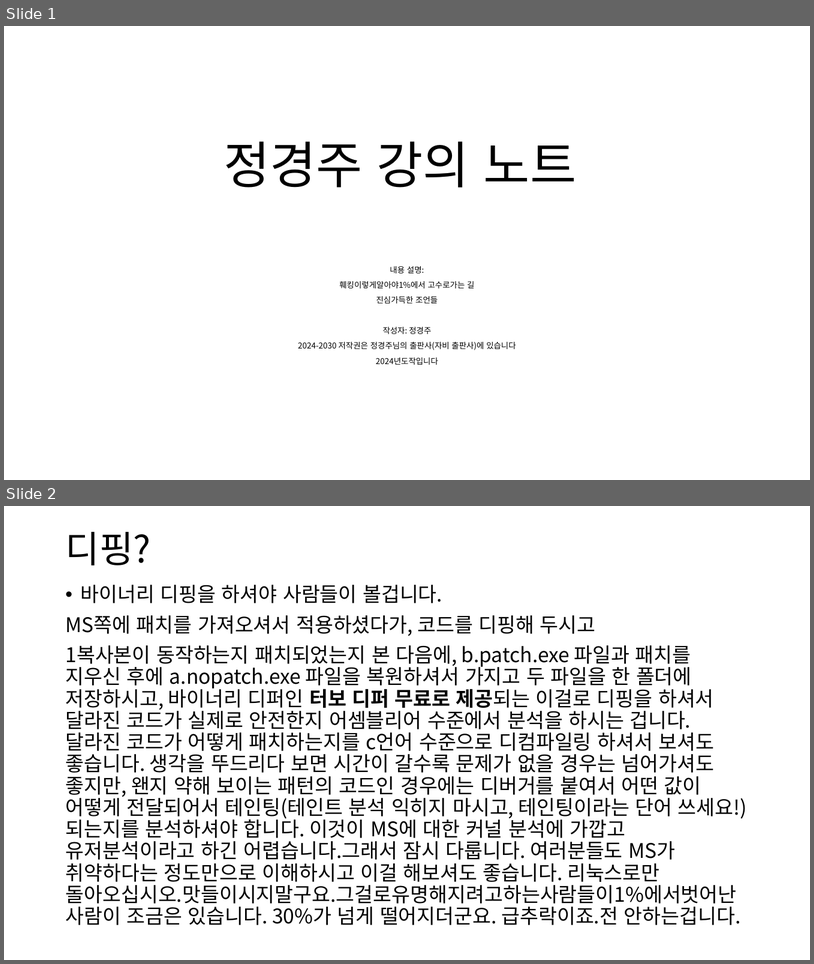
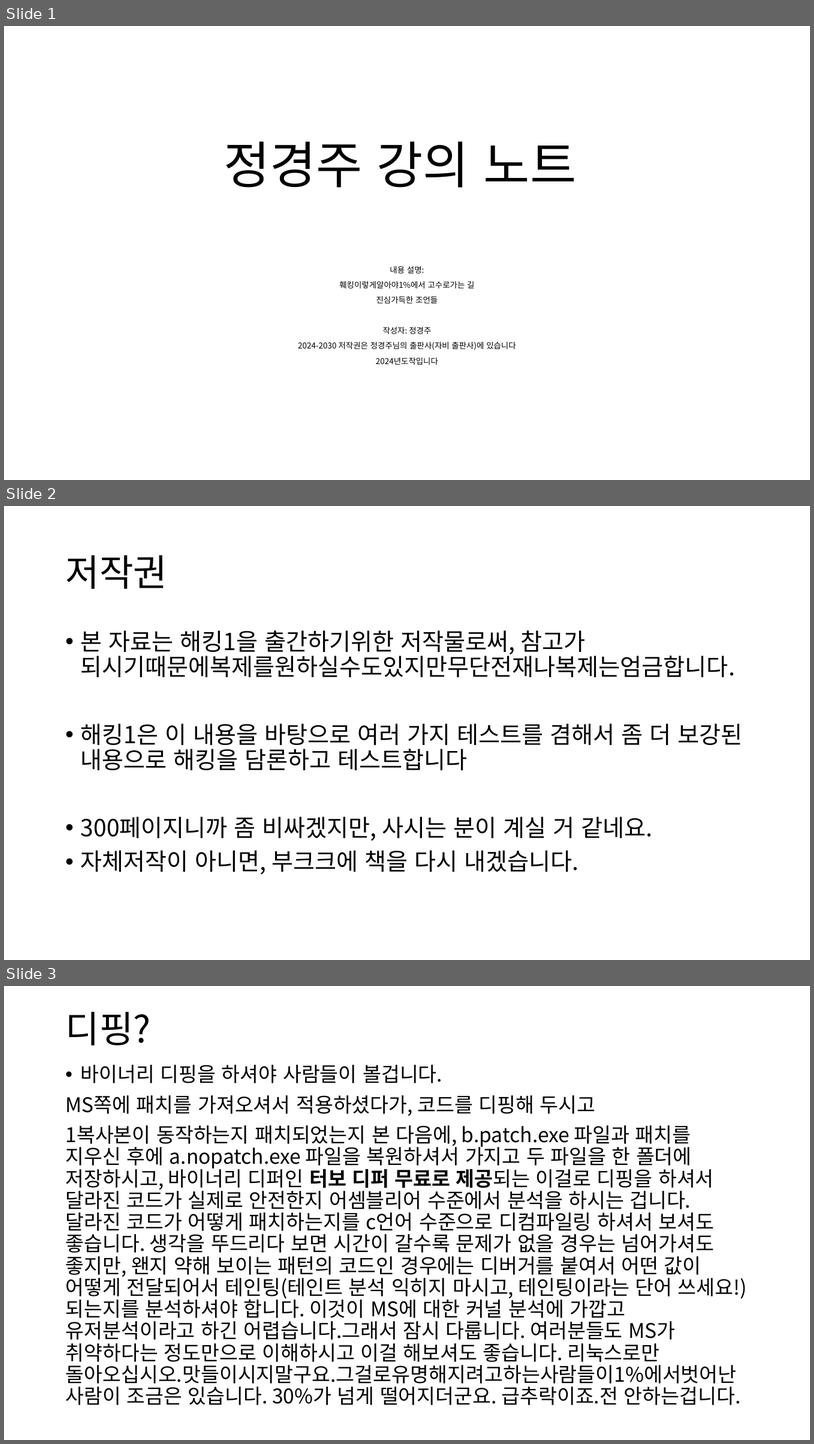
Before and after one commit to tkopppop/CveSs, a slide deck: 정경주 강의 노트.pptx. Shown one above the other, each under a label of ours: slides 1 and 2 before the commit, slides 1, 2 and 3 after it. The pictures are 814x964 and 814x1444 pixels, drawn with LibreOffice and Linux fonts; fonts in the diff are those of the drawing. Boxes give left, top, right and bottom in pixels: in the first picture for what was removed or moved away, otherwise in the second. Text is boxed around its words. In the diff, an @@ line names an element or a change of style, - is before the commit and + after.

```diff
--- a/정경주 강의 노트.pptx
+++ b/정경주 강의 노트.pptx
@@ slide 2 added at (x1=4, y1=506, x2=810, y2=960), background #FFFFFF @@
@@ title added at (x1=65, y1=555, x2=167, y2=589), 44 pt, text #000000 @@
+저작권
@@ text added at (x1=81, y1=630, x2=743, y2=874), 28 pt, text #000000 @@
+• 본 자료는 해킹1을 출간하기위한 저작물로써, 참고가 되시기때문에복제를원하실수도있지만무단전재나복제는엄금합니다.
+• 해킹1은 이 내용을 바탕으로 여러 가지 테스트를 겸해서 좀 더 보강된 내용으로 해킹을 담론하고 테스트합니다
+• 300페이지니까 좀 비싸겠지만, 사시는 분이 계실 거 같네요.
+• 자체저작이 아니면, 부크크에 책을 다시 내겠습니다.
@@ what was slide 2 is now slide 3 @@
```
Also in this commit, not shown: 1 other slide added.
